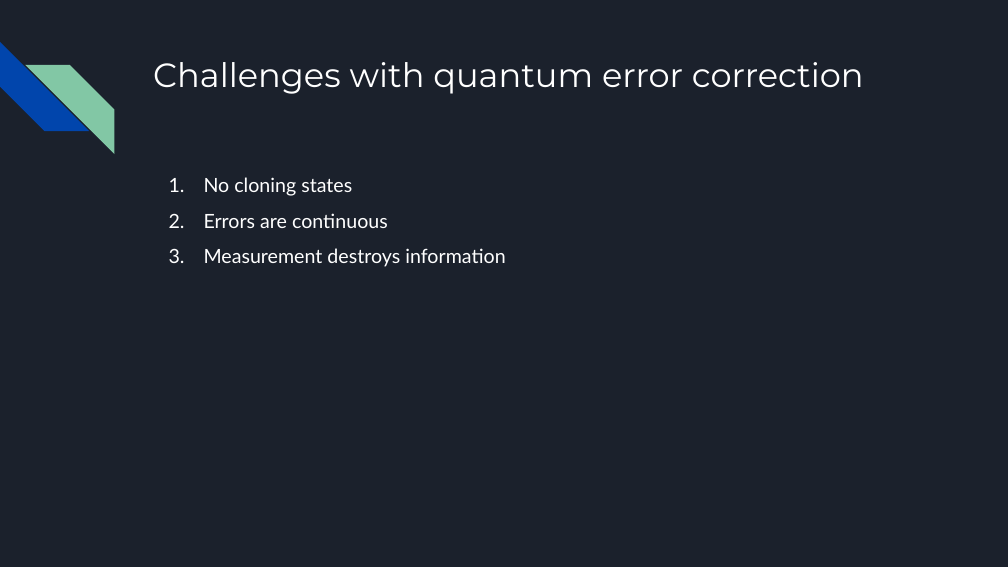
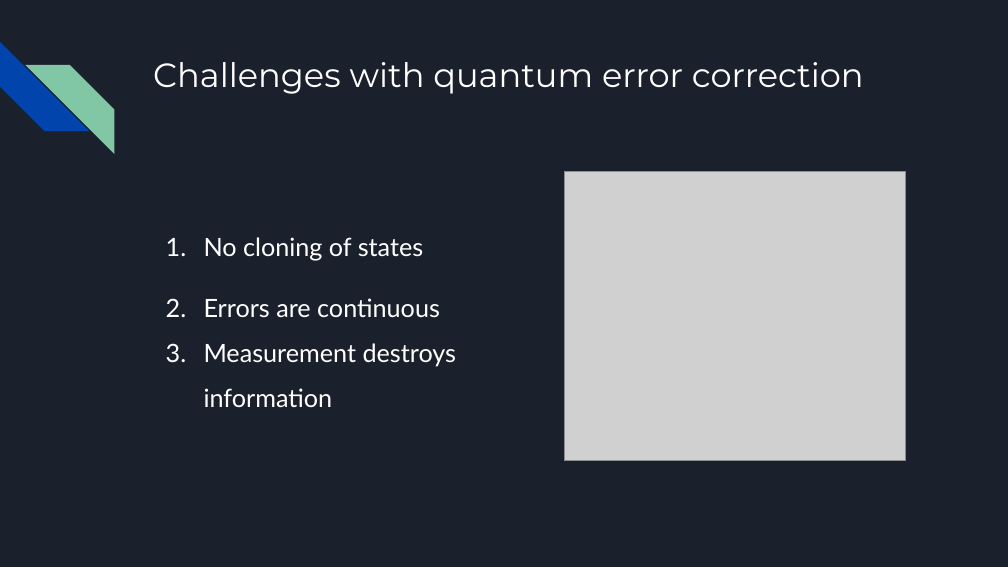
Before and after one commit to philippemnoel/QuantumErrorCorrectionProject, a slide deck: slide 3 of QEC Final Project.pptx. Drawn at 1008x567 pixels with LibreOffice and Linux fonts; fonts in the diff are those of the drawing; grey boxes stand for pictures. Boxes give left, top, right and bottom in pixels: in the first picture for what was removed or moved away, otherwise in the second. Text is boxed around its words. In the diff, an @@ line names an element or a change of style, - is before the commit and + after.

```diff
--- a/QEC Final Project.pptx
+++ b/QEC Final Project.pptx
@@ picture added at <box>564,171,906,461</box> @@
@@ text "No cloning of states": place and size @@
-text "No cloning of states" at <box>204,177,505,267</box>
+text "No cloning of states" at <box>204,237,457,407</box>
@@ text at <box>204,237,423,261</box>: text changed; size 14 to 18 pt @@
-1. No cloning states
+1. No cloning of states
@@ text at <box>204,298,457,407</box>: size 14 to 18 pt in "Errors are continuous", "Measurement destroys information"; indent changed; line spacing 1.5 to 2 @@
```
Also in this commit, not shown: 5 other slides changed.
